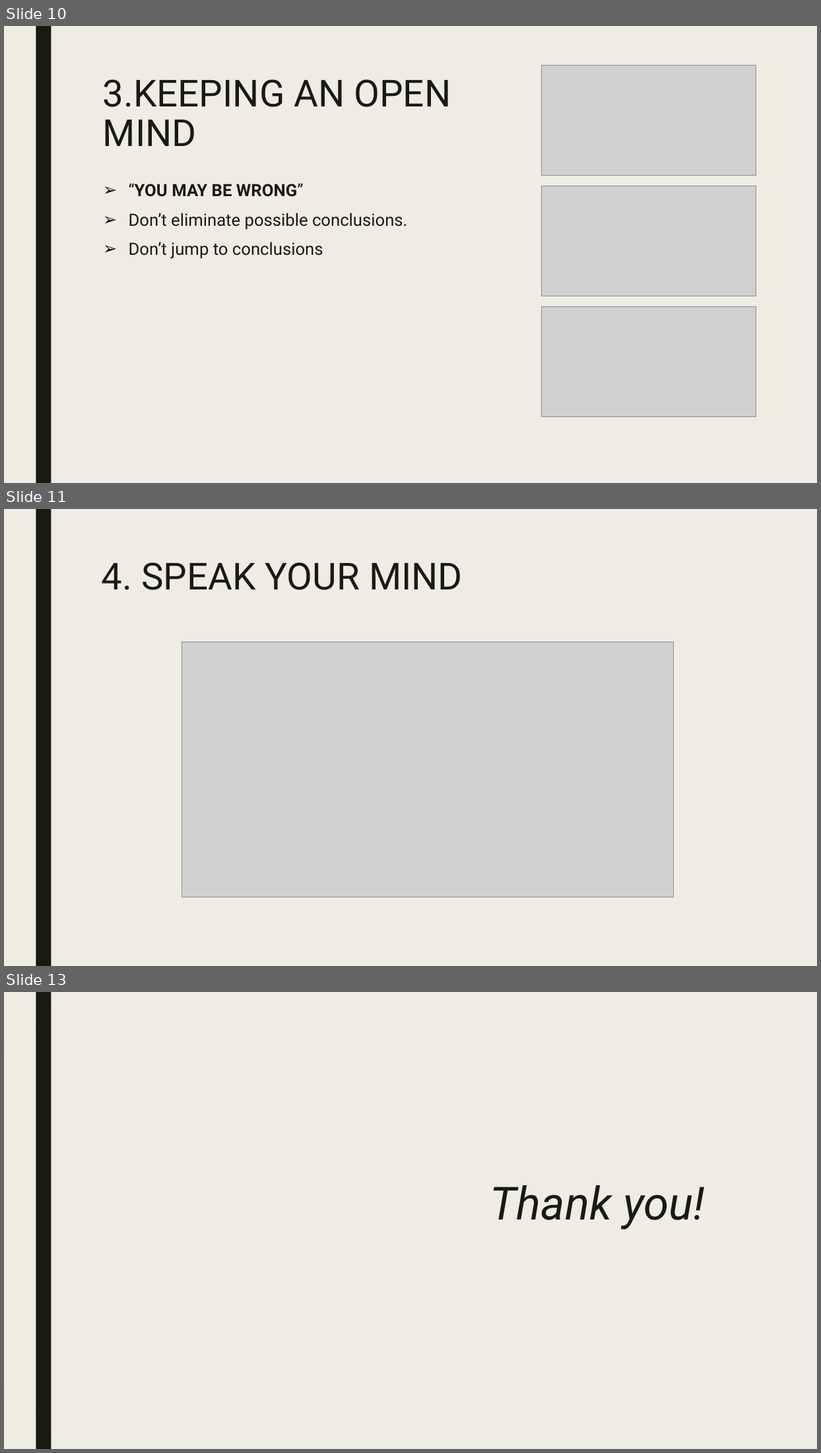
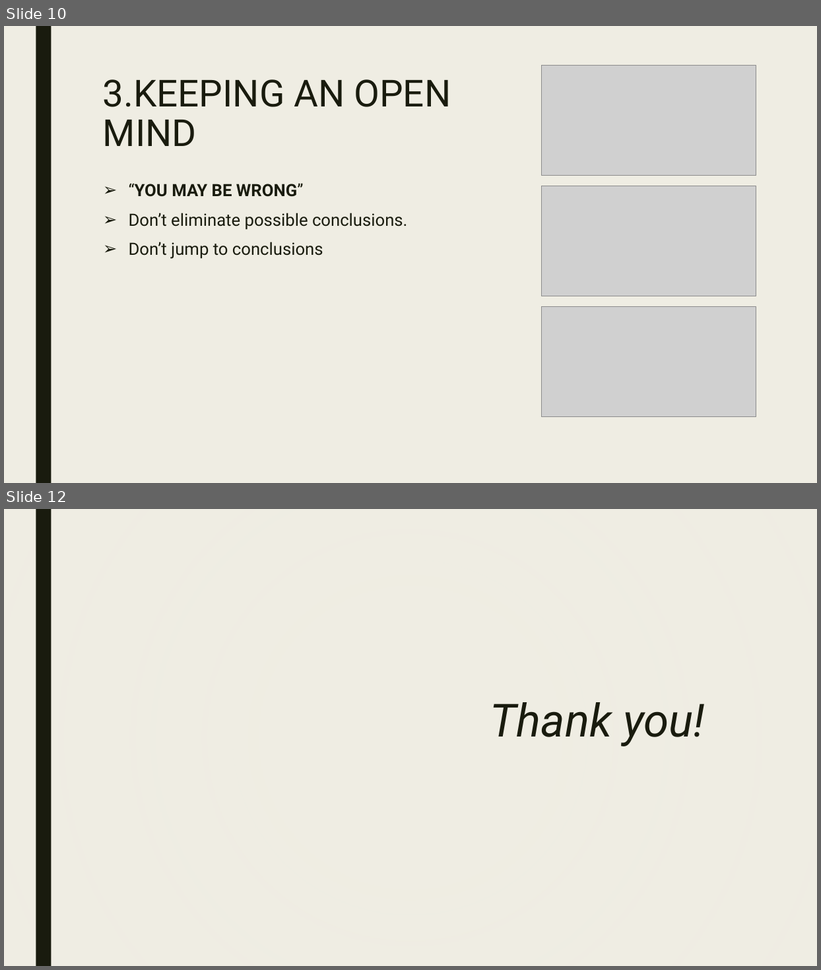
Before and after one commit to jlenagala/JavaTraining, a slide deck: 18 Presentation/hOUSE md.pptx. Shown one above the other, each under a label of ours: slides 10, 11 and 13 before the commit, slides 10 and 12 after it; the slides between them are not shown. The pictures are 821x1453 and 821x970 pixels, drawn with LibreOffice and Linux fonts; fonts in the diff are those of the drawing; grey boxes stand for pictures; background and template pictures are left out. Boxes give left, top, right and bottom in pixels: in the first picture for what was removed or moved away, otherwise in the second. Text is boxed around its words. In the diff, an @@ line names an element or a change of style, - is before the commit and + after.

```diff
--- a/18 Presentation/hOUSE md.pptx
+++ b/18 Presentation/hOUSE md.pptx
@@ slide 11 removed at <box>4,509,817,966</box>, background #EFEDE3; not listed: 1 template element that a slide beside it also shows @@
@@ title removed at <box>102,562,463,590</box> @@
-4. SPEAK YOUR MIND
@@ picture removed at <box>182,642,674,898</box> @@
@@ what was slide 13 is now slide 12 @@
```
Also in this commit, not shown: 1 slide changed, 1 other file.
